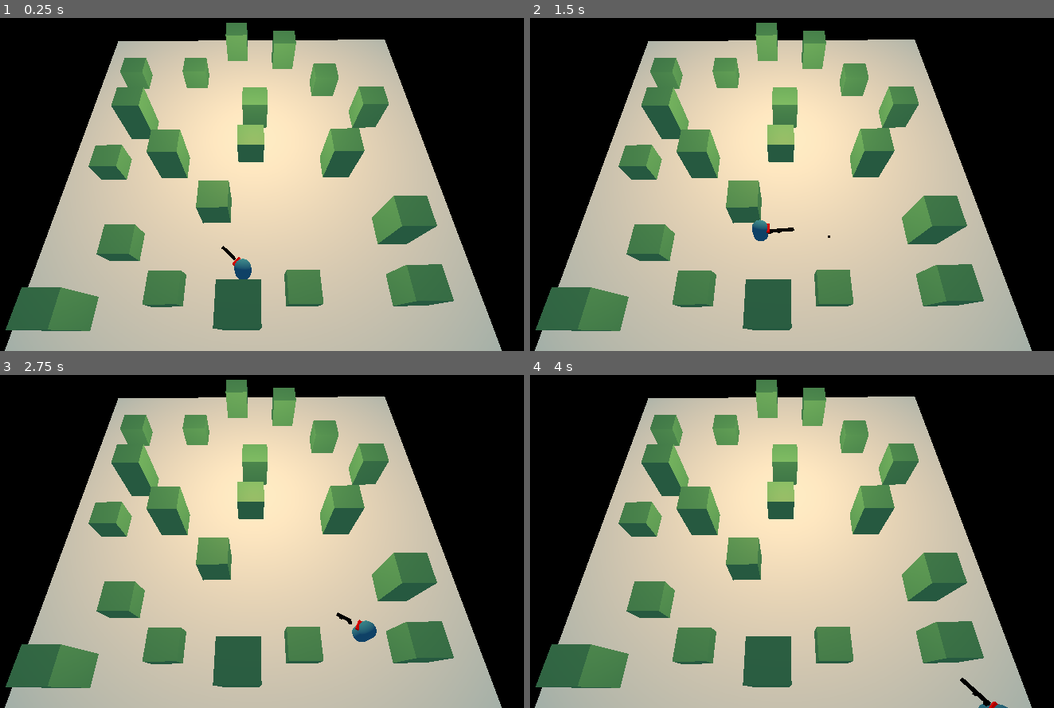
Above: before the commit, frames 1-4 (two rows, left to right).
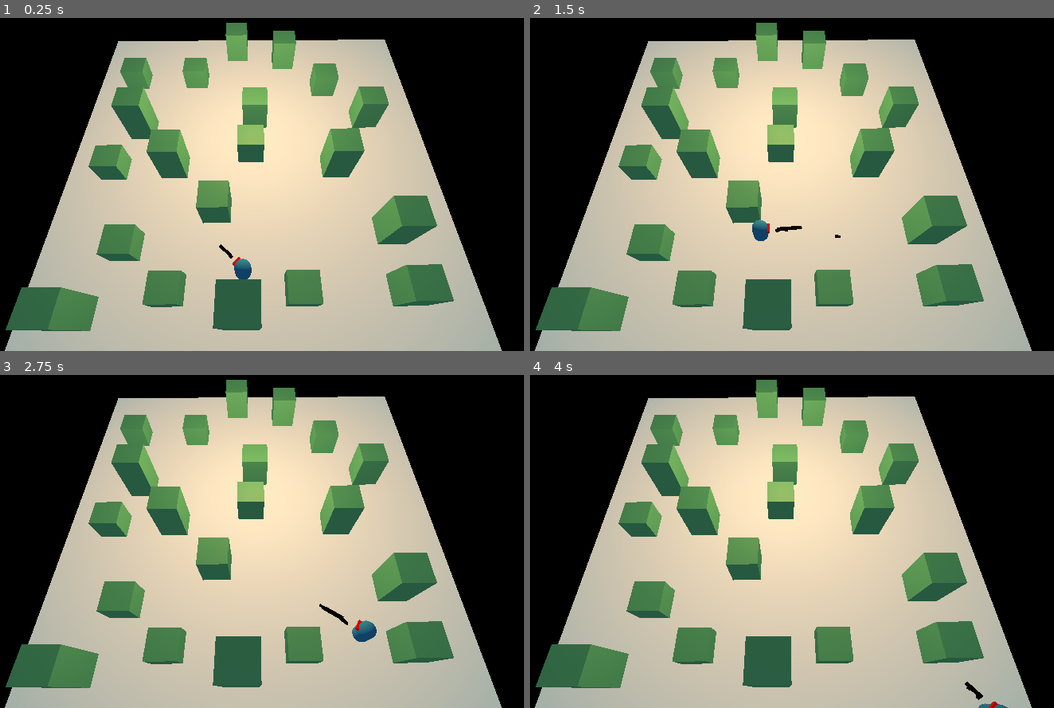
Above: after the commit, the same moments.

Repository: gxhamster/Godot-Basic-Shooting-Game-3D
Game: Godot game, scene res://World.tscn
Two runs of this game, one before a commit and one after it. Both use one fixed random seed, a clock stepped at 60 frames per second and the inputs below.
Inputs (mouse positions are in pixels of both pictures, inside the frame that each line leads up to):
- Up to frame 1 (0.25 s): no input
- Up to frame 2 (1.5 s): move the mouse to (750, 237) at 0.52 s; hold W (forward) from 0.53 s (still down); tap E (changed_gun) at 0.6 s; move the mouse to (970, 221) at 1.27 s; click (970, 221) at 1.35 s
- Up to frame 3 (2.75 s): move the mouse to (62, 464) at 2.02 s; release W (forward) at 2.03 s; hold S (backward) from 2.03 s (still down); tap E (changed_gun) at 2.1 s
- Up to frame 4 (4 s): keep holding S (backward); move the mouse to (812, 521) at 2.77 s; click (812, 521) at 2.85 s; move the mouse to (687, 428) at 3.52 s; tap E (changed_gun) at 3.6 s

The runs differ from the first frame. In frame 1, less than 0.1% of the frame differs, in the area x 41-45%, y 67-73%; in frame 2, less than 0.1%; in frame 3, less than 0.1%, in the area x 60-68%, y 68-76%; in frame 4, less than 0.1%.

Commit message:
Improvement to gun models 😶🙄

Diff:
--- a/Scenes/Gun.tscn
+++ b/Scenes/Gun.tscn
@@ -4,35 +4,57 @@
 [ext_resource path="res://Scripts/Gun.gd" type="Script" id=2]
 [ext_resource path="res://assets/Materials/gun_material.tres" type="Material" id=3]
 
-[node name="Gun" type="Spatial"]
-transform = Transform( 0.998605, 0.00124199, 0.0528428, -0.000585659, 0.999923, -0.0124342, -0.0528541, 0.0123858, 0.998528, 0.119661, -0.195339, -2.14906 )
+[node name="MachineGun" type="Spatial"]
+transform = Transform( 0.998605, 0.00124199, 0.0528428, -0.000585659, 0.999923, -0.0124342, -0.0528541, 0.0123858, 0.998528, 0, 0, 0 )
 script = ExtResource( 2 )
 projectile = ExtResource( 1 )
-timeBetweenShots = 0.054
+timeBetweenShots = 0.191
+projectileSpeed = 35.0
 
 [node name="CSGBox" type="CSGBox" parent="."]
-transform = Transform( 1, 0, 3.55271e-15, 0, 1, 0, -3.55271e-15, 0, 1, 4.76837e-07, 0.676628, -0.311852 )
+transform = Transform( 1, 0, 3.72529e-09, -2.32831e-10, 1, -9.31323e-10, 7.45058e-09, -2.79397e-09, 1, 0.0327245, 0.668959, -0.930078 )
 width = 0.314301
 height = 0.294692
 depth = 1.554
 material = ExtResource( 3 )
 
 [node name="CSGBox2" type="CSGBox" parent="."]
-transform = Transform( 1, 1.77636e-14, -3.55271e-15, 0, -0.615469, 0.788161, -3.55271e-15, -0.788161, -0.615469, 6.55651e-07, 0.366975, 0.417224 )
+transform = Transform( 0.999967, 0.00428234, -0.00677457, 0.00800364, -0.489397, 0.872024, 0.000418831, -0.87205, -0.489416, 0.0359174, 0.358558, -0.261323 )
 width = 0.30916
 height = 0.294692
 depth = 0.74126
 material = ExtResource( 3 )
 
 [node name="CSGBox3" type="CSGBox" parent="."]
-transform = Transform( 1, 0, -2.22045e-16, 0, -0.0287766, 0.999586, -3.55271e-15, -0.999586, -0.0287766, -0.00189638, 0.408693, -0.483628 )
+transform = Transform( 1, -3.72529e-09, 3.49246e-10, -2.32831e-10, -0.0287766, 0.999586, 7.45058e-09, -0.999586, -0.0287766, 0.0308276, 0.401024, -1.10185 )
 width = 0.187179
 height = 0.294692
 depth = 0.74126
 material = ExtResource( 3 )
 
+[node name="CSGBox4" type="CSGBox" parent="."]
+transform = Transform( 0.999999, -7.45058e-09, 4.65661e-10, -6.98492e-10, -0.0287765, 0.999585, 1.86265e-08, -0.999585, -0.0287766, 0.00487196, 0.833013, -1.07664 )
+width = 0.187179
+height = 0.294692
+depth = 0.108035
+material = ExtResource( 3 )
+
+[node name="CSGBox5" type="CSGBox" parent="."]
+transform = Transform( 0.999999, -1.49012e-08, 2.91038e-10, -9.31323e-10, -0.0287765, 0.999584, 2.98023e-08, -0.999584, -0.0287766, 0.033519, 0.8263, -1.61784 )
+width = 0.187179
+height = 0.0484745
+depth = 0.108035
+material = ExtResource( 3 )
+
+[node name="CSGBox6" type="CSGBox" parent="."]
+transform = Transform( 0.999999, -1.49012e-08, 1.16415e-10, -1.22236e-09, -0.0287765, 0.999583, 3.72529e-08, -0.999583, -0.0287765, -0.0405883, 0.783296, -0.216378 )
+width = 0.187179
+height = 0.0484745
+depth = 0.108035
+material = ExtResource( 3 )
+
 [node name="Muzzle" type="Position3D" parent="."]
-transform = Transform( 1, -5.82077e-09, -3.27826e-07, 0, 1, 9.31323e-09, 2.98023e-08, 1.21072e-08, 1, 9.53674e-07, 0.58676, -1.06197 )
+transform = Transform( 1, -5.76256e-09, -3.27826e-07, -1.16415e-10, 1, 6.51926e-09, 3.35276e-08, 1.02445e-08, 1, 0.0327249, 0.579091, -1.6802 )
 
 [node name="TimeBetweenShots" type="Timer" parent="."]
 one_shot = true
--- a/Scenes/Projectile.tscn
+++ b/Scenes/Projectile.tscn
@@ -18,7 +18,14 @@
 transform = Transform( 1, -1.05871e-12, 0, 9.83214e-13, 1, 0, 0, 3.63798e-12, 1, 0, 0, 0 )
 width = 0.237291
 height = 0.223308
-depth = 0.22605
+depth = 0.5256
+material = SubResource( 1 )
+
+[node name="CSGBox2" type="CSGBox" parent="."]
+transform = Transform( 1, -1.05604e-12, 0, 9.83214e-13, 1, 0, 0, 2.91038e-11, 1, -6.2937e-10, -1.22009e-09, -0.0777763 )
+width = 0.167316
+height = 0.178368
+depth = 0.5256
 material = SubResource( 1 )
 
 [node name="CollisionShape" type="CollisionShape" parent="."]
--- a/Scenes/Rifle.tscn
+++ b/Scenes/Rifle.tscn
@@ -1,18 +1,29 @@
 [gd_scene load_steps=2 format=2]
 
 [ext_resource path="res://Scenes/Gun.tscn" type="PackedScene" id=1]
-
 
 [node name="Rifle" instance=ExtResource( 1 )]
 timeBetweenShots = 0.092
 projectileSpeed = 50.0
 
 [node name="CSGBox" parent="." index="0"]
-transform = Transform( 1, 0, 0, -1.16415e-10, 1, 0, 0, -9.31323e-10, 1, 4.76837e-07, 0.676628, -0.311852 )
+transform = Transform( 1, 5.82077e-11, 0, -2.32831e-10, 1, 0, 3.72529e-09, -2.79397e-09, 1, 0.0671471, 0.660893, -1.5804 )
 depth = 2.82686
 
 [node name="CSGBox2" parent="." index="1"]
-transform = Transform( 1, 7.45058e-09, 7.45058e-09, -2.32831e-10, -0.615469, 0.788161, 1.11759e-08, -0.788161, -0.615469, 5.66244e-07, 0.404793, 0.928374 )
+transform = Transform( 1, 7.45058e-09, 1.49012e-08, -3.49246e-10, -0.615469, 0.788161, 1.49012e-08, -0.788161, -0.615469, 0.0671472, 0.389058, -0.34017 )
 
 [node name="CSGBox3" parent="." index="2"]
-transform = Transform( 1, -3.72529e-09, 2.91038e-10, -2.32831e-10, -0.0287766, 0.999586, 1.11759e-08, -0.999586, -0.0287766, -0.00189644, 0.309975, 0.0317547 )
+transform = Transform( 1, -7.45058e-09, 5.23869e-10, -3.49246e-10, -0.0287766, 0.999586, 1.49012e-08, -0.999586, -0.0287766, 0.0652502, 0.29424, -1.23679 )
+
+[node name="CSGBox4" parent="." index="3"]
+transform = Transform( 0.999999, -7.45058e-09, 4.65661e-10, -6.98492e-10, -0.0287765, 0.999585, 1.86265e-08, -0.999585, -0.0287766, 0.0392946, 0.824947, -1.72695 )
+
+[node name="CSGBox5" parent="." index="4"]
+transform = Transform( 0.999999, -1.49012e-08, 2.91038e-10, -9.31323e-10, -0.0287765, 0.999584, 2.98023e-08, -0.999584, -0.0287766, 0.0679417, 0.818233, -2.26816 )
+
+[node name="CSGBox6" parent="." index="5"]
+transform = Transform( 0.999999, -1.49012e-08, 1.16415e-10, -1.22236e-09, -0.0287765, 0.999583, 3.72529e-08, -0.999583, -0.0287765, -0.00616565, 0.775229, -0.866695 )
+
+[node name="Muzzle" parent="." index="6"]
+transform = Transform( 1, -5.76256e-09, -3.27826e-07, -1.16415e-10, 1, 6.51926e-09, 3.35276e-08, 1.02445e-08, 1, 0.0671476, 0.571025, -2.33051 )
--- /dev/null
+++ b/Scenes/Shotgun.tscn
@@ -0,0 +1,61 @@
+[gd_scene load_steps=4 format=2]
+
+[ext_resource path="res://Scripts/Gun.gd" type="Script" id=1]
+[ext_resource path="res://assets/Materials/gun_material.tres" type="Material" id=2]
+[ext_resource path="res://Scenes/Projectile.tscn" type="PackedScene" id=3]
+
+[node name="Shotgun" type="Spatial"]
+transform = Transform( 1, 0, 0, 0, 1, 0, 0, 0, 1, 0, 0.254825, 0.00350904 )
+script = ExtResource( 1 )
+projectile = ExtResource( 3 )
+timeBetweenShots = 0.388
+projectileSpeed = 40.0
+projectile_damage = 50.0
+
+[node name="CSGBox" type="CSGBox" parent="."]
+transform = Transform( 1, 0, 0, 0, 1, 0, 0, 0, 1, 0, 0, -1.80388 )
+width = 0.353088
+height = 0.395397
+depth = 2.12856
+material = ExtResource( 2 )
+
+[node name="CSGBox2" type="CSGBox" parent="."]
+transform = Transform( 1, 0, 0, 0, 1, 0, 0, 0, 1, 0, -0.0862391, -2.0459 )
+width = 0.353088
+height = 0.192183
+depth = 2.12856
+material = ExtResource( 2 )
+
+[node name="CSGBox5" type="CSGBox" parent="."]
+transform = Transform( 1, 0, 0, 0, 1, 0, 0, 0, 1, 0, 0.112187, -2.43387 )
+width = 0.240974
+height = 0.192183
+depth = 2.12856
+material = ExtResource( 2 )
+
+[node name="CSGBox6" type="CSGBox" parent="."]
+transform = Transform( 1, 0, 0, 0, 1, 0, 0, 0, 1, 0, 0.143669, -0.933814 )
+width = 0.240974
+height = 0.192183
+depth = 0.109427
+material = ExtResource( 2 )
+
+[node name="CSGBox3" type="CSGBox" parent="."]
+transform = Transform( 1, 0, 0, 0, -0.915494, 0.402331, 0, -0.402331, -0.915494, 0, -0.608793, -0.337517 )
+width = 0.302314
+height = 0.192183
+depth = 0.847794
+material = ExtResource( 2 )
+
+[node name="CSGBox4" type="CSGBox" parent="."]
+transform = Transform( 1, 0, 0, 0, -0.6734, 0.739278, 0, -0.739278, -0.6734, 6.67572e-06, -0.267403, -0.750409 )
+width = 0.255481
+height = 0.464758
+depth = 0.611691
+material = ExtResource( 2 )
+
+[node name="Muzzle" type="Position3D" parent="."]
+transform = Transform( 1, 0, 0, 0, 1, 0, 0, 0, 1, 0, 0.104052, -3.10522 )
+
+[node name="TimeBetweenShots" type="Timer" parent="."]
+one_shot = true
--- a/Scripts/Player.gd
+++ b/Scripts/Player.gd
@@ -2,7 +2,6 @@
 class_name Player
 
 export(NodePath) var camera
-
 
 const FLOOR_NORMAL := Vector3.UP
 
--- a/World.tscn
+++ b/World.tscn
@@ -1,10 +1,13 @@
-[gd_scene load_steps=13 format=2]
+[gd_scene load_steps=16 format=2]
 
 [ext_resource path="res://Scenes/Enemy.tscn" type="PackedScene" id=1]
 [ext_resource path="res://Scenes/GunController.tscn" type="PackedScene" id=2]
 [ext_resource path="res://default_env.tres" type="Environment" id=3]
 [ext_resource path="res://Scenes/Player.tscn" type="PackedScene" id=4]
 [ext_resource path="res://Scripts/EnemySpawnController.gd" type="Script" id=5]
+[ext_resource path="res://Scenes/Shotgun.tscn" type="PackedScene" id=6]
+[ext_resource path="res://Scenes/Gun.tscn" type="PackedScene" id=7]
+[ext_resource path="res://Scenes/Rifle.tscn" type="PackedScene" id=8]
 
 [sub_resource type="NavigationMesh" id=1]
 vertices = PoolVector3Array( -24.4, 1.14349, -14.2, -21.1, 1.14349, -14.2, -21.1, 1.14349, -16.3, -21.1, 1.14349, -16.3 …(6330 unchanged characters)…
@@ -332,6 +335,8 @@
 deaccel = 2.0
 
 [node name="GunController" parent="Player" instance=ExtResource( 2 )]
+transform = Transform( 1, 0, 0, 0, 1, 0, 0, 0, 1, 0, 0.080014, -1.76521 )
+guns = [ ExtResource( 7 ), ExtResource( 8 ), ExtResource( 6 ) ]
 
 [node name="DirectionalLight" type="DirectionalLight" parent="."]
 transform = Transform( 1, 0, 0, 0, -0.81823, 0.574891, 0, -0.574891, -0.81823, 0, 24.45, 17.2692 )
